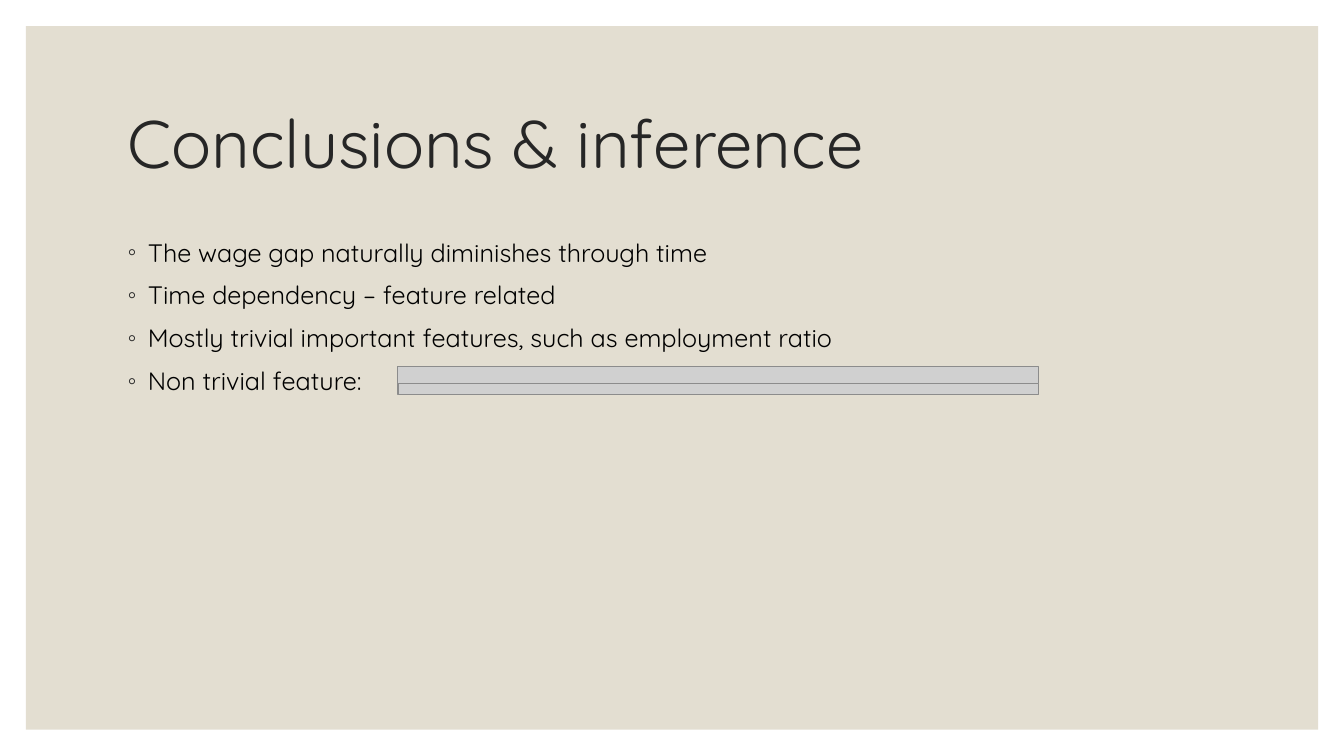
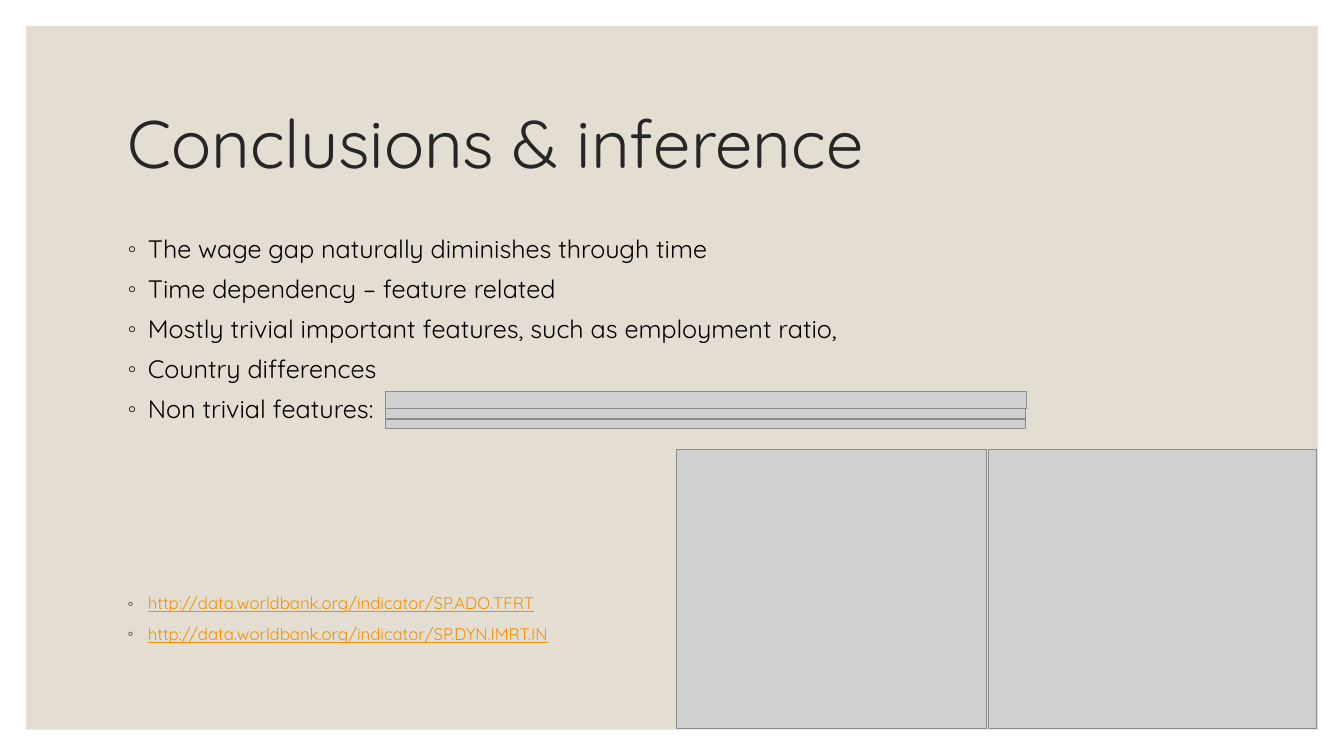
Before and after one commit to EylonSaadon/DataScienceWorkShop, a slide deck: slide 10 of Sallary gap predictionfrom final.pptx. Drawn at 1344x756 pixels with LibreOffice and Linux fonts; fonts in the diff are those of the drawing; grey boxes stand for pictures. Boxes give left, top, right and bottom in pixels: in the first picture for what was removed or moved away, otherwise in the second. Text is boxed around its words. In the diff, an @@ line names an element or a change of style, - is before the commit and + after.

```diff
--- a/Sallary gap predictionfrom final.pptx
+++ b/Sallary gap predictionfrom final.pptx
@@ text at bbox=[148, 239, 707, 303]: line spacing 1 to 0.9 @@
@@ text at bbox=[148, 319, 836, 644]: text changed; size 18 to 12 pt; text colour #000000 to #F49100 @@
-◦ Mostly trivial important features, such as employment ratio
-◦ Non trivial feature:
+◦ Mostly trivial important features, such as employment ratio,
+◦ Country differences
+◦ Non trivial features:
+◦ http://data.worldbank.org/indicator/SP.ADO.TFRT
+◦ http://data.worldbank.org/indicator/SP.DYN.IMRT.IN
@@ picture: place and size @@
-picture at bbox=[398, 384, 1040, 394]
+picture at bbox=[385, 408, 1026, 418]
@@ picture: place and size @@
-picture at bbox=[398, 367, 1040, 384]
+picture at bbox=[385, 392, 1026, 409]
@@ picture added at bbox=[385, 419, 1025, 430] @@
@@ picture added at bbox=[677, 450, 986, 729] @@
@@ picture added at bbox=[989, 450, 1317, 729] @@
```
Also in this commit, not shown: 5 other slides changed.
